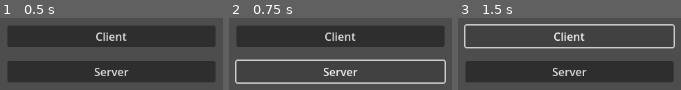
Above: before the commit, frames 1-3 (left to right).
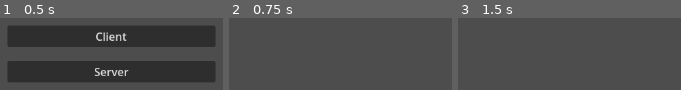
Above: after the commit, the same moments.

Repository: Neutrin0Dev/godotmmorpgclient
Game: Godot game, scene res://Scenes/UI.tscn
Two runs of this game, one before a commit and one after it. Both use one fixed random seed, a clock stepped at 60 frames per second and the inputs below.
Inputs (mouse positions are in pixels of both pictures, inside the frame that each line leads up to):
- Up to frame 1 (0.5 s): no input
- Up to frame 2 (0.75 s): click "Server" at 0.5 s
- Up to frame 3 (1.5 s): click (569, 36) at 1.25 s, where only the run before the commit has a clickable "Client"

Frame 1 is identical in both runs. In frame 2, 33% of the frame differs, in the area x 2-98%, y 11-92%; in frame 3, 33%, in the area x 2-98%, y 8-89%.

Commit message:
Spawn sync push

Diff:
--- a/Autoload/network_handler.gd
+++ b/Autoload/network_handler.gd
@@ -29,6 +29,8 @@
 	var peer = ENetMultiplayerPeer.new()
 	peer.create_server(PORT,MAX_CLIENTS)
 	multiplayer.multiplayer_peer = peer
+	# ⭐ Le serveur charge la scène immédiatement
+	get_tree().change_scene_to_file("res://Scenes/game.tscn")
 
 func start_client():
 	var peer = ENetMultiplayerPeer.new()
@@ -36,7 +38,9 @@
 	multiplayer.multiplayer_peer = peer
 
 func _on_client_connected():
-	print("Client is connected")
+	print("Client is connected to the server")
+	# ⭐ Le client charge la scène quand il se connecte
+	get_tree().change_scene_to_file("res://Scenes/game.tscn")
 
 func _on_client_connexion_fail():
 	print("Client failed to connect")
@@ -48,9 +52,7 @@
 	player_list[peer_id] = peer_id
 	print(player_list)
 	print(peer_id, " : is connected to the server.")
-	print(peer_id, " : start the game scene")
-
-	get_tree().change_scene_to_file("res://Scenes/game.tscn")
 
 func _on_peer_disconnected(peer_id):
 	print(peer_id," : is disconnected.")
+	player_list.erase(peer_id)
--- a/Script/PlayerSpawner/player_spawner.gd
+++ b/Script/PlayerSpawner/player_spawner.gd
@@ -6,17 +6,28 @@
 func _ready() -> void:
 
 	# ⭐ SERVEUR DÉDIÉ : Pas de joueur pour le host
-	if not multiplayer.is_server():
-		print("PlayerSpawner ready on client side")
-		print("Call the spawning RPC to the server")
-		var player_id = multiplayer.get_unique_id()
-		spawn_player.rpc(player_id)
+	if multiplayer.is_server():
+		print("PlayerSpawner ready on server side - waiting for clients")
 		return
+
+	# ⭐ CLIENT : On attend un peu que tout soit bien chargé, puis on demande le spawn
+	print("PlayerSpawner ready on client side")
+	# Petit délai pour s'assurer que tout est synchronisé
+	await get_tree().create_timer(0.1).timeout
+	print("Call the spawning RPC to the server")
+	var player_id = multiplayer.get_unique_id()
+	spawn_player.rpc_id(1, player_id) # On envoie explicitement au serveur (ID 1)
 
 @rpc("any_peer","call_remote","reliable")
 func spawn_player(player_id):
+	print("Server: Spawning player ", player_id)
 	var player = player_scene.instantiate()
 	player.name = str(player_id)
 	add_child(player, true)
 
-	set_multiplayer_authority(1)
+	# ⭐ L'autorité du joueur est donnée à son propriétaire
+	player.set_multiplayer_authority(1)
+	var input = player.find_child("PlayerInput")
+	print(input)
+	if input:
+		input.set_multiplayer_authority(player_id)
--- a/Script/player.gd
+++ b/Script/player.gd
@@ -70,8 +70,9 @@
 	velocity = velocity.lerp(server_velocity, INTERPOLATION_SPEED * delta)
 
 @rpc("any_peer","call_remote","unreliable")
-func send_input_to_server(input):
-	current_input = input
+func send_input_to_server(input, peer_id):
+	if multiplayer.get_remote_sender_id() == peer_id:
+		current_input = input
 
 # RPC : SERVEUR envoie position → CLIENTS
 @rpc("authority", "call_remote", "unreliable")
--- a/Script/player_input.gd
+++ b/Script/player_input.gd
@@ -1,6 +1,8 @@
 # player_input.gd
 extends Node
 class_name PlayerInput
+
+var peer_id
 
 func _ready() -> void:
 	await get_tree().process_frame
@@ -10,6 +12,7 @@
 		set_process(false)
 		return
 	else:
+		peer_id = multiplayer.get_unique_id()
 		set_process(true)
 
 func _process(_delta: float) -> void:
@@ -21,4 +24,4 @@
 	var input = Input.get_vector("move_left", "move_right", "move_forward", "move_backward")
 
 	# Envoyer au serveur (même si Vector2.ZERO pour arrêter le mouvement)
-	get_parent().send_input_to_server.rpc_id(1, input)
+	get_parent().send_input_to_server.rpc_id(1, input, peer_id)
--- a/project.godot
+++ b/project.godot
@@ -12,7 +12,7 @@
 
 config/name="Godot_MMORPG_Client"
 run/main_scene="uid://baq87fr27is0x"
-config/features=PackedStringArray("4.4", "Forward Plus")
+config/features=PackedStringArray("4.5", "Forward Plus")
 config/icon="res://icon.svg"
 
 [autoload]
